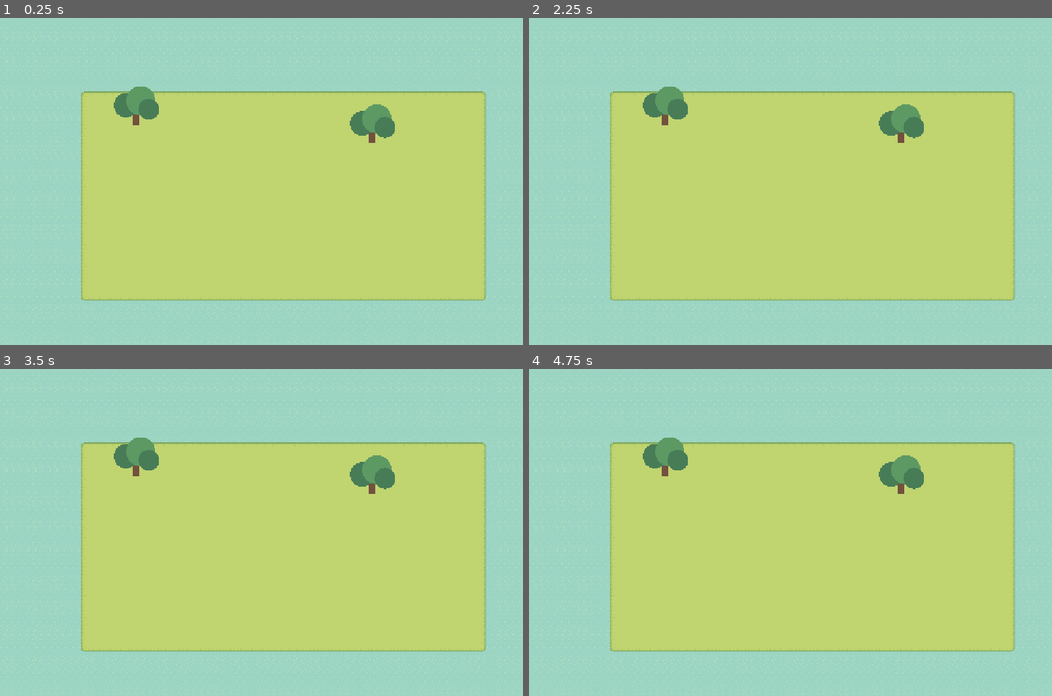
Above: before the commit, frames 1-4 (two rows, left to right).
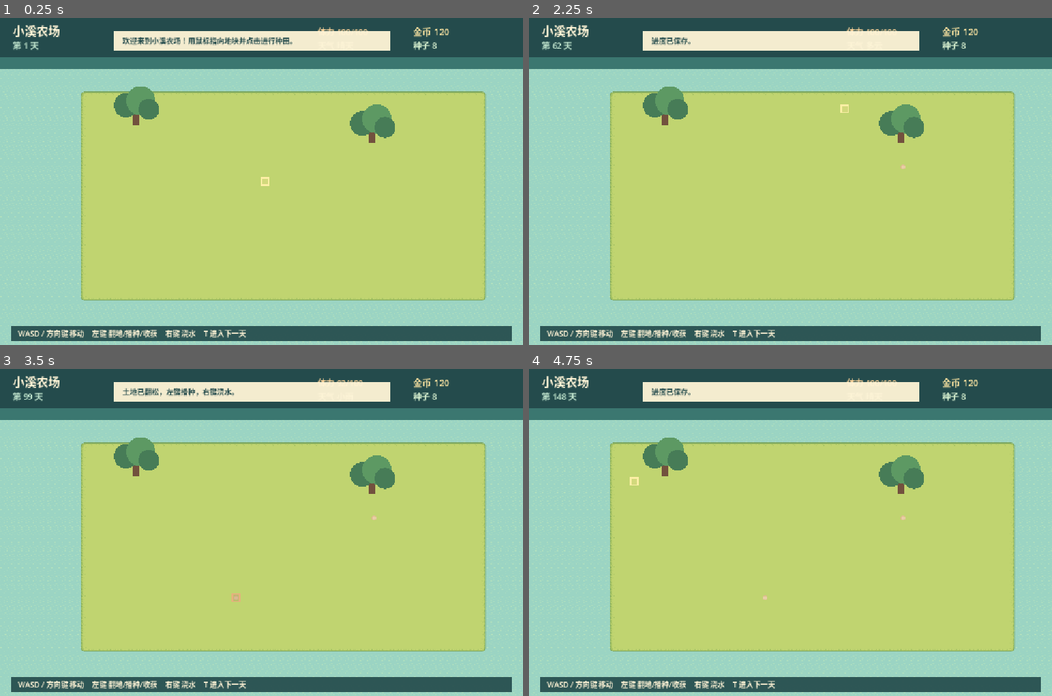
Above: after the commit, the same moments.

Repository: fanfanhappy/CropGame
Game: Godot game, scene res://scenes/world/main.tscn
Two runs of this game, one before a commit and one after it. Both use one fixed random seed, a clock stepped at 60 frames per second and the inputs below.
Inputs (mouse positions are in pixels of both pictures, inside the frame that each line leads up to):
- Up to frame 1 (0.25 s): no input
- Up to frame 2 (2.25 s): tap Enter at 0.5, 2 s; move the mouse to (905, 165) at 0.52 s; hold D 0.53-1.28 s; hold T 0.53-1.28 s; click (905, 165) at 0.67 s; tap Space at 1.25 s; move the mouse to (685, 197) at 1.27 s; hold S 1.28-2.03 s; tap T at 1.35 s; move the mouse to (842, 109) at 2.02 s; hold D from 2.03 s (still down); hold T from 2.03 s (still down)
- Up to frame 3 (3.5 s): move the mouse to (235, 597) at 2.77 s; release D at 2.78 s; release T at 2.78 s; hold W from 2.78 s (still down); tap T at 2.85 s; click (235, 597) at 2.92 s
- Up to frame 4 (4.75 s): tap Space at 3.5 s; move the mouse to (947, 581) at 3.52 s; release W at 3.53 s; hold T 3.53-4.28 s; hold A from 3.53 s (still down); tap Enter at 4.25 s; move the mouse to (633, 483) at 4.27 s; tap T at 4.35 s

The runs differ from the first frame. In frame 1, 20% of the frame differs, in the area x 0-100%, y 0-99%; in frame 2, 20%; in frame 3, 20%; in frame 4, 20%.
Error before the commit: Parse Error: Expected statement, found "Indent" instead. (res://scenes/world/farm_game.gd:261)

Commit message:
修复天气结算缩进

Diff:
--- a/scenes/world/farm_game.gd
+++ b/scenes/world/farm_game.gd
@@ -258,7 +258,7 @@
 			crop_node.advance_day()
 	for cell in crops.keys().duplicate():
 		var crop: Dictionary = crops[cell]
-			if crop.watered or weather == "小雨":
+		if crop.watered or weather == "小雨":
 			crop.growth = min(3, crop.growth + 1)
 			if soil_layer != null:
 				soil_layer.set_cells_terrain_connect([cell], 0, 0)
